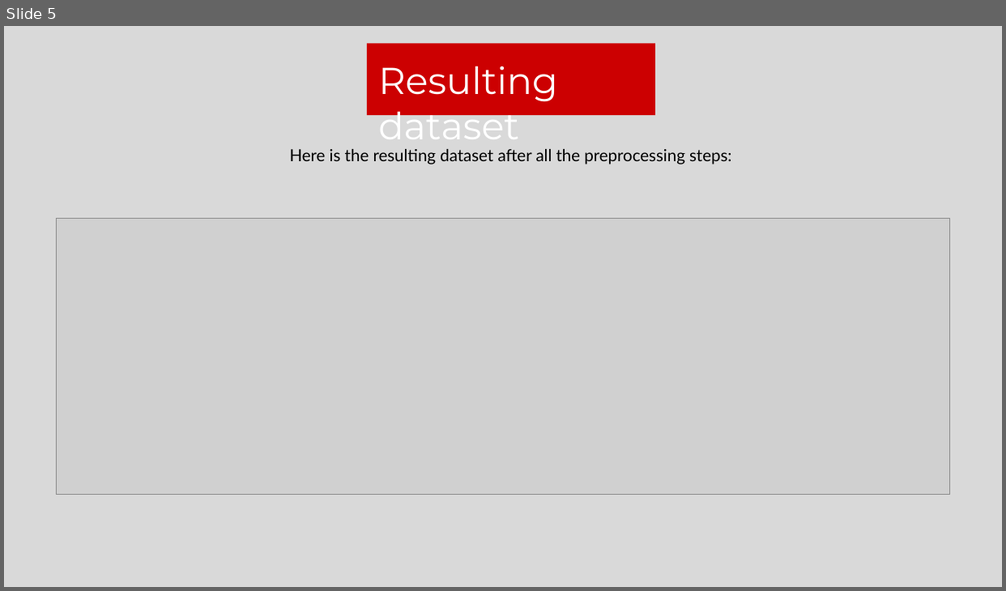
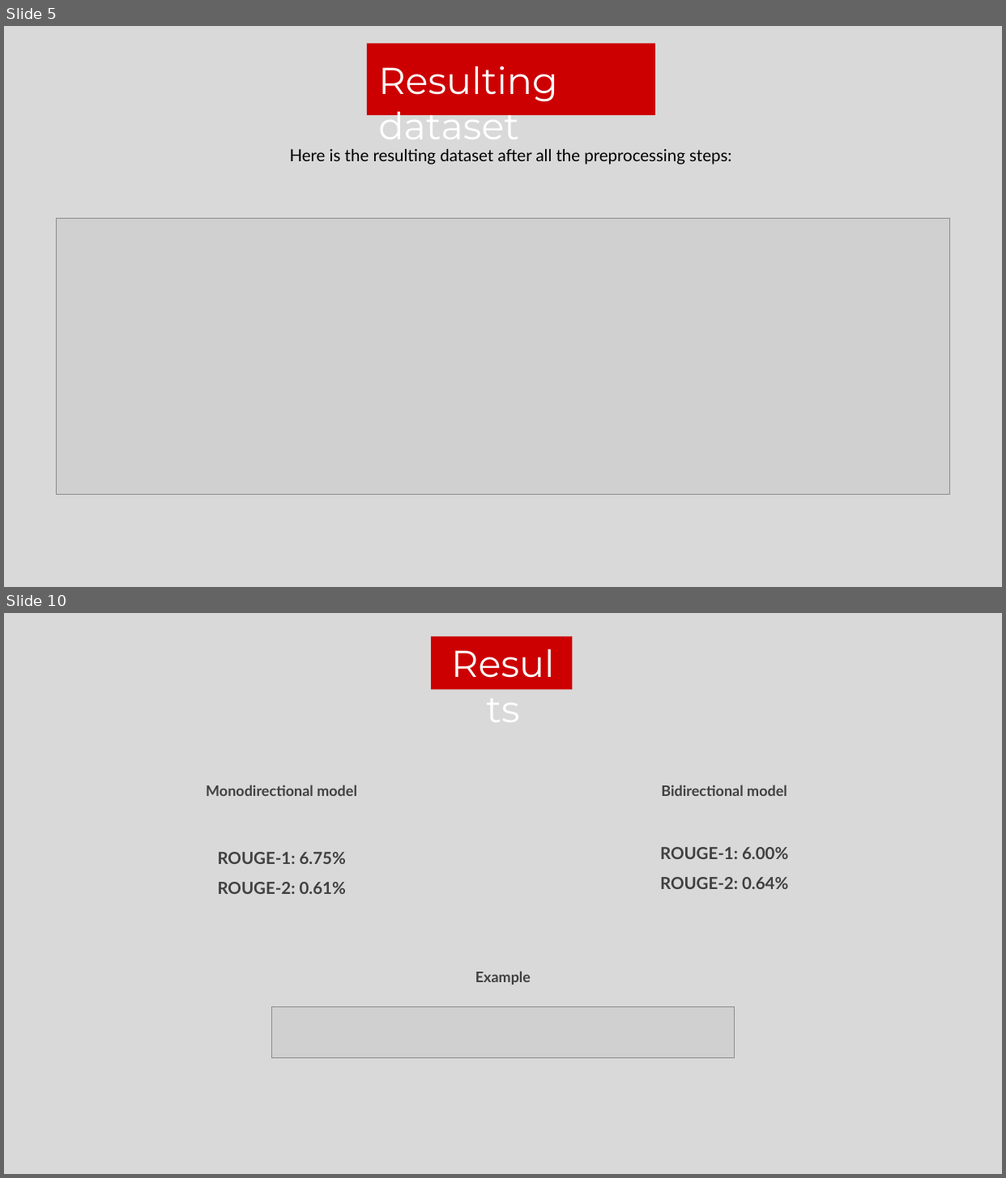
Before and after one commit to federicodeservi/TMS_project, a slide deck: presentation/presentation.pptx. Shown one above the other, each under a label of ours: slide 5 before the commit, slides 5 and 10 after it; the slides between them are not shown. The pictures are 1006x591 and 1006x1178 pixels, drawn with LibreOffice and Linux fonts; fonts in the diff are those of the drawing; grey boxes stand for pictures. Boxes give left, top, right and bottom in pixels: in the first picture for what was removed or moved away, otherwise in the second. Text is boxed around its words. In the diff, an @@ line names an element or a change of style, - is before the commit and + after.

```diff
--- a/presentation/presentation.pptx
+++ b/presentation/presentation.pptx
@@ slide 10 added at [4, 613, 1002, 1174], background #D9D9D9 @@
@@ rectangle added at [431, 636, 572, 689], fill #CC0001 @@
@@ text added at [444, 637, 562, 690], 36 pt, text #FFFFFF @@
+Results
@@ text added at [206, 785, 357, 796], 14 pt, text #404040, bold @@
+Monodirectional model
@@ text added at [661, 785, 787, 796], 14 pt, text #404040, bold @@
+Bidirectional model
@@ text added at [218, 852, 346, 894], 16 pt, text #404040, bold @@
+ROUGE-1: 6.75%
+ROUGE-2: 0.61%
@@ text added at [660, 847, 788, 889], 16 pt, text #404040, bold @@
+ROUGE-1: 6.00%
+ROUGE-2: 0.64%
@@ text added at [475, 971, 530, 985], 14 pt, text #404040, bold @@
+Example
@@ picture added at [271, 1007, 734, 1059] @@
```
Also in this commit, not shown: 7 slides changed, 9 other files.
